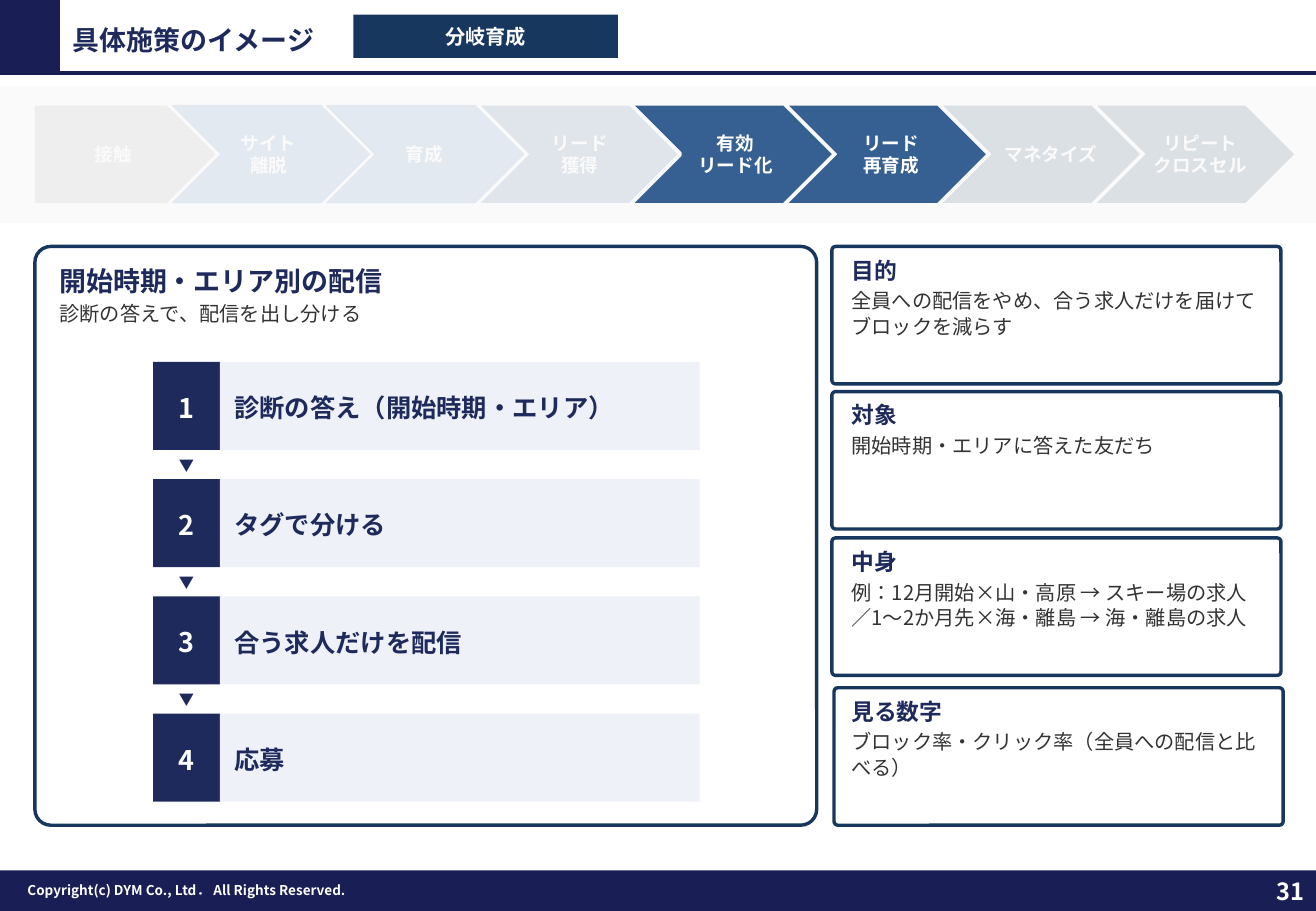
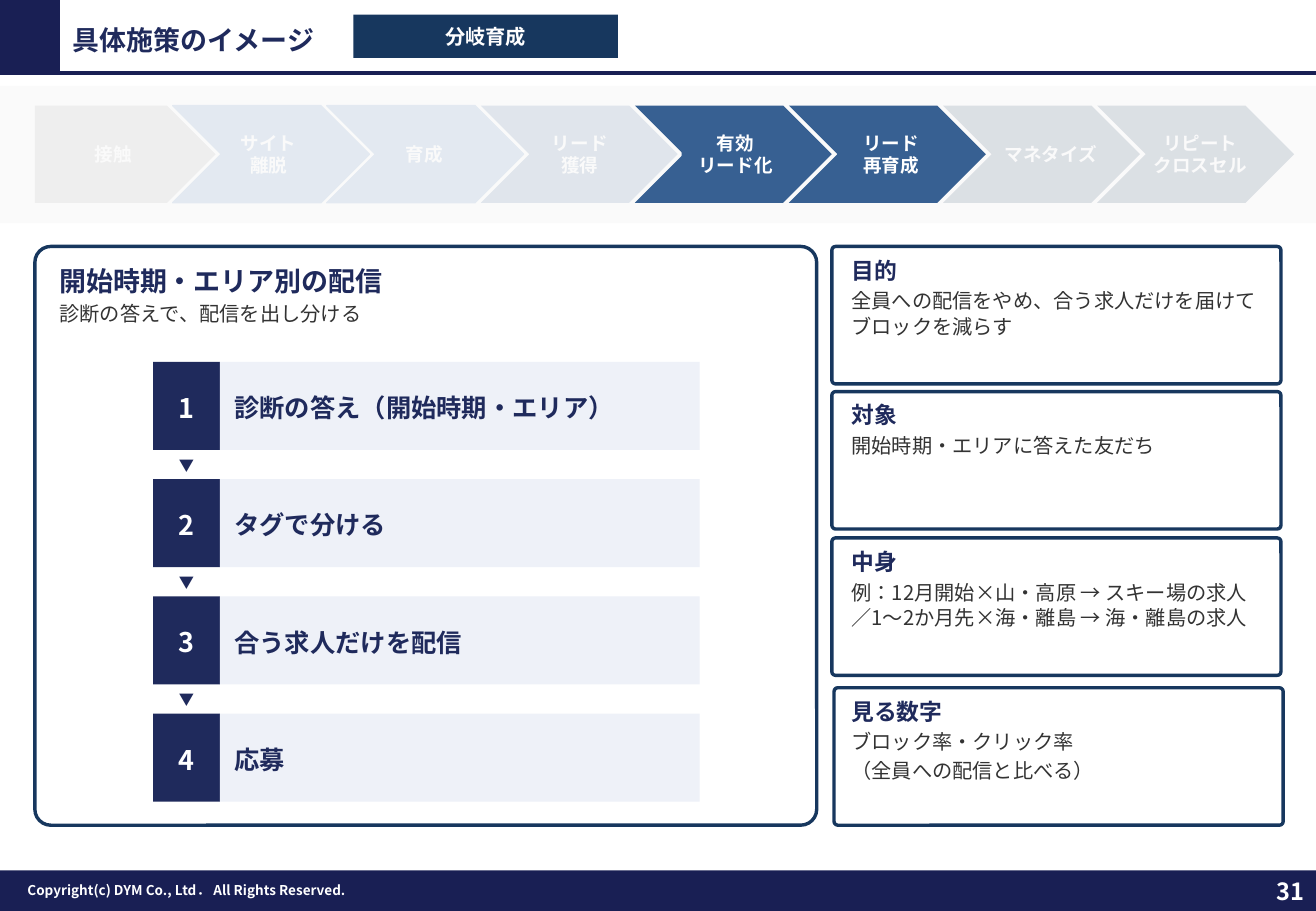
Before and after one commit to tonomura-r-dev/folder, a slide deck: slide 31 of 202610_株式会社ワクトリ御中_LINE公式アカウント運用のご提案_v4.pptx. Drawn at 1316x911 pixels with LibreOffice and Linux fonts; fonts in the diff are those of the drawing; background and template pictures are left out. Boxes give left, top, right and bottom in pixels: in the first picture for what was removed or moved away, otherwise in the second. Text is boxed around its words. In the diff, an @@ line names an element or a change of style, - is before the commit and + after.

```diff
--- a/202610_株式会社ワクトリ御中_LINE公式アカウント運用のご提案_v4.pptx
+++ b/202610_株式会社ワクトリ御中_LINE公式アカウント運用のご提案_v4.pptx
@@ text at [851,732,1094,780]: text changed @@
-ブロック率・クリック率（全員への配信と比べる）
+ブロック率・クリック率
+（全員への配信と比べる）
```
Also in this commit, not shown: 4 other slides changed, 6 other files.
